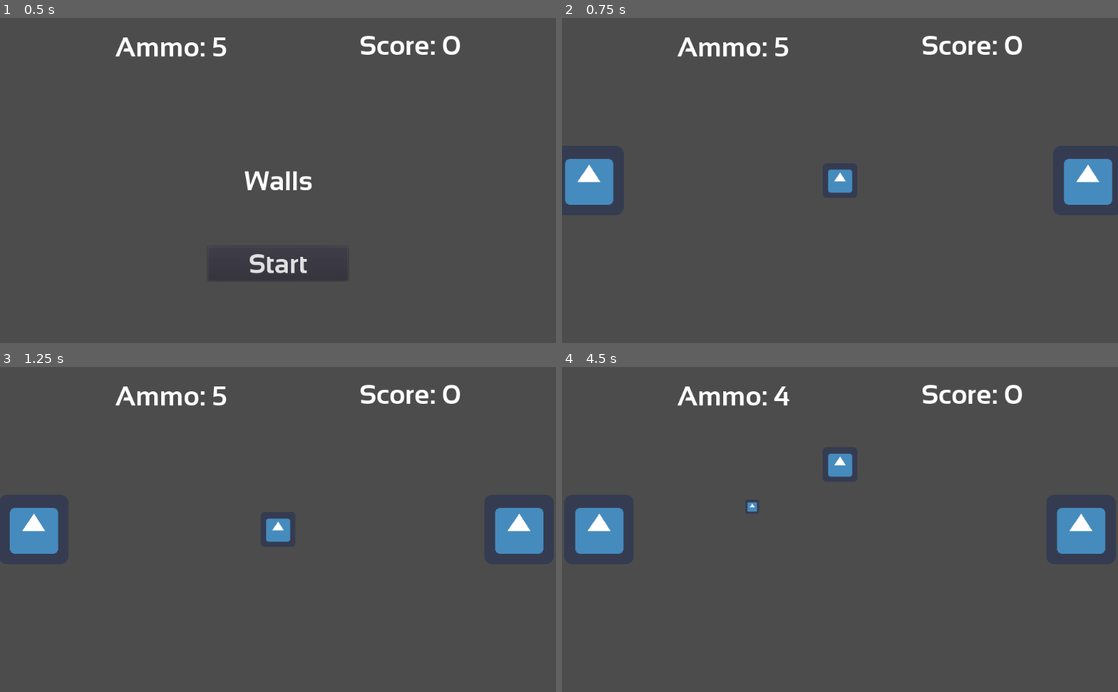
Above: before the commit, frames 1-4 (two rows, left to right).
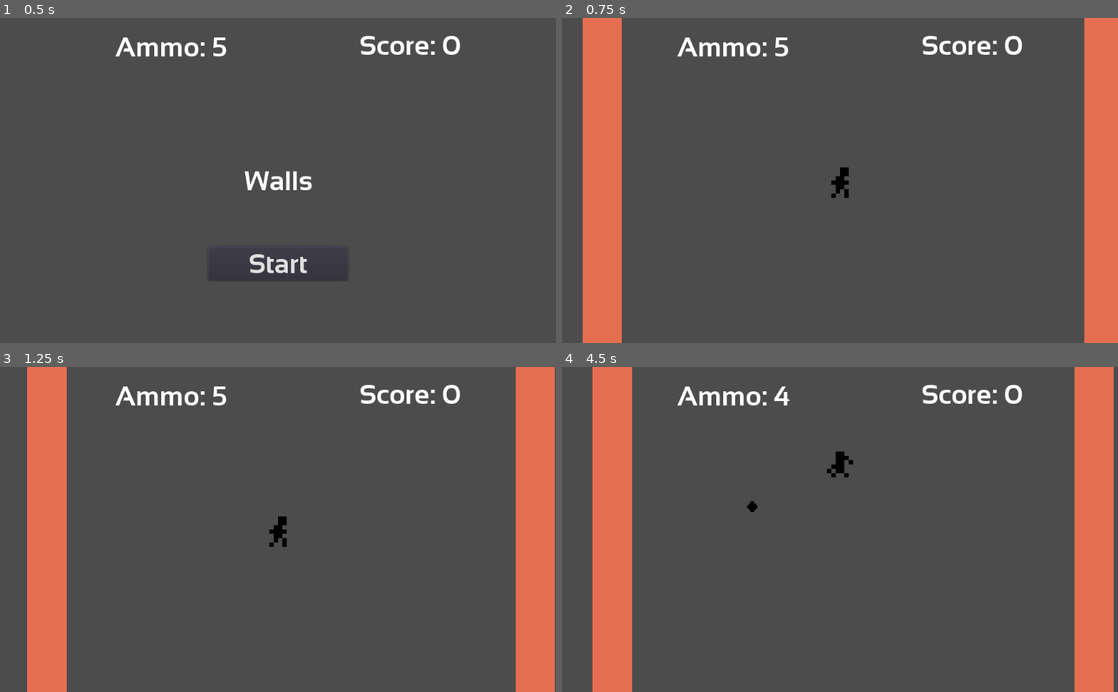
Above: after the commit, the same moments.

Repository: PerHenrikS/LudumDare42
Game: Godot game, scene res://Main.tscn
The game is run twice, just before and just after one commit, with the same random seed, the same clock (stepped at 60 frames per second) and the same inputs. The engine's default icon, where the game draws it, is replaced by a stand-in: a white triangle on a blue panel in a dark square.
Inputs (mouse positions are in pixels of both pictures, inside the frame that each line leads up to):
- Up to frame 1 (0.5 s): no input
- Up to frame 2 (0.75 s): click "Start" at 0.5 s
- Up to frame 3 (1.25 s): no input
- Up to frame 4 (4.5 s): move the mouse to (962, 513) at 1.27 s; hold Right (ui_right) 1.28-2.03 s; tap Space (ui_select) at 1.35, 1.52, 1.82, 2.1, 2.27, 2.57, 2.85, 4.35 s; move the mouse to (728, 545) at 2.02 s; hold Down (ui_down) 2.03-2.78 s; move the mouse to (895, 458) at 2.77 s; hold Right (ui_right) 2.78-3.5 s; click "Start" at 3.5 s; move the mouse to (812, 594) at 4.27 s; hold Up (ui_up) from 4.28 s (still down)

Frame 1 is identical in both runs. In frame 2, 15% of the frame differs, in the area x 0-100%, y 0-100%; in frame 3, 16%; in frame 4, 16%, in the area x 2-100%, y 0-100%.

Commit message:
First art

Diff:
--- a/Main.gd
+++ b/Main.gd
@@ -38,8 +38,7 @@
 
 func _on_ScoreTimer_timeout():
 	var i = randi()%2
-	print(i)
-	walls[i].velocity = walls[i].velocity*1.01
+	walls[i].velocity = walls[i].velocity*1.02
 	score += 1
 	$HUD.update_score(score)
 
--- a/Main.tscn
+++ b/Main.tscn
@@ -31,13 +31,13 @@
 
 [node name="LeftWall" parent="." index="4" instance=ExtResource( 4 )]
 
-position = Vector2( 1100.9, 291.603 )
+position = Vector2( 1434.11, 328.019 )
 pushback = 15
 movement_speed = 25
 
 [node name="RightWall" parent="." index="5" instance=ExtResource( 4 )]
 
-position = Vector2( -115.019, 282.709 )
+position = Vector2( -468.259, 328.229 )
 pushback = 15
 movement_speed = 25
 
--- a/Player.tscn
+++ b/Player.tscn
@@ -1,7 +1,8 @@
-[gd_scene load_steps=5 format=2]
+[gd_scene load_steps=6 format=2]
 
 [ext_resource path="res://Player.gd" type="Script" id=1]
-[ext_resource path="res://assets/icon.png" type="Texture" id=2]
+[ext_resource path="res://assets/StickRunRight129.png" type="Texture" id=2]
+[ext_resource path="res://assets/StickRunRight130.png" type="Texture" id=3]
 
 [sub_resource type="SpriteFrames" id=1]
 
@@ -11,23 +12,19 @@
 "name": "Idle",
 "speed": 5.0
 }, {
-"frames": [ ExtResource( 2 ) ],
+"frames": [ ExtResource( 2 ), ExtResource( 3 ) ],
 "loop": true,
 "name": "Right",
-"speed": 5.0
-}, {
-"frames": [ ExtResource( 2 ) ],
-"loop": true,
-"name": "Left",
-"speed": 5.0
+"speed": 10.0
 } ]
+_sections_unfolded = [ "Resource" ]
 
 [sub_resource type="RectangleShape2D" id=2]
 
 custom_solver_bias = 0.0
-extents = Vector2( 32.0456, 32.1692 )
+extents = Vector2( 19.8033, 27.2908 )
 
-[node name="Player" type="Area2D" index="0"]
+[node name="Player" type="Area2D"]
 
 position = Vector2( 1.10213, 11.9604 )
 input_pickable = true
@@ -50,6 +47,7 @@
 
 [node name="CollisionShape2D" type="CollisionShape2D" parent="." index="1"]
 
+position = Vector2( 0.772781, 4.37911 )
 shape = SubResource( 2 )
 
 [node name="Position2D" type="Position2D" parent="." index="2"]
--- a/Projectile.tscn
+++ b/Projectile.tscn
@@ -1,12 +1,12 @@
 [gd_scene load_steps=4 format=2]
 
 [ext_resource path="res://Projectile.gd" type="Script" id=1]
-[ext_resource path="res://assets/icon.png" type="Texture" id=2]
+[ext_resource path="res://assets/Throwable128.png" type="Texture" id=2]
 
-[sub_resource type="CircleShape2D" id=1]
+[sub_resource type="RectangleShape2D" id=1]
 
 custom_solver_bias = 0.0
-radius = 14.9877
+extents = Vector2( 9.64879, 9.68112 )
 
 [node name="Projectile" type="KinematicBody2D"]
 
--- a/Wall.gd
+++ b/Wall.gd
@@ -11,13 +11,13 @@
 
 func end():
 	hide()
-	position = Vector2(200, 200)
 	$CollisionShape2D.disabled = true
+	position = Vector2(2000, 2000)
 
 func start(start_position, direction):
 	dir = direction
+	$CollisionShape2D.disabled = false
 	position = start_position
-	$CollisionShape2D.disabled = false
 	velocity = Vector2(dir * movement_speed, 0)
 	show()
 
--- a/Wall.tscn
+++ b/Wall.tscn
@@ -1,16 +1,16 @@
 [gd_scene load_steps=4 format=2]
 
 [ext_resource path="res://Wall.gd" type="Script" id=1]
-[ext_resource path="res://assets/icon.png" type="Texture" id=2]
+[ext_resource path="res://assets/WallOrange.png" type="Texture" id=2]
 
 [sub_resource type="RectangleShape2D" id=1]
 
 custom_solver_bias = 0.0
-extents = Vector2( 64.1989, 351.676 )
+extents = Vector2( 36.0585, 396.058 )
 
-[node name="KinematicBody2D" type="KinematicBody2D"]
+[node name="KinematicBody2D" type="KinematicBody2D" index="0"]
 
-position = Vector2( 530.419, 285.25 )
+position = Vector2( 521.081, 338.703 )
 input_pickable = false
 collision_layer = 3
 collision_mask = 1
@@ -22,8 +22,12 @@
 
 [node name="Sprite" type="Sprite" parent="." index="0"]
 
+position = Vector2( 24.2685, 3.39258 )
+scale = Vector2( 0.0708761, 1.5 )
 texture = ExtResource( 2 )
+_sections_unfolded = [ "Transform" ]
 
 [node name="CollisionShape2D" type="CollisionShape2D" parent="." index="1"]
 
+position = Vector2( 24.4987, 16.6033 )
 shape = SubResource( 1 )
Binary file added: assets/StickIdle.png
Not shown, added: assets/StickIdle.png.import
Binary file added: assets/StickIdle128.png
Not shown, added: assets/StickIdle128.png.import
Binary file added: assets/StickRunRight129.png
Not shown, added: assets/StickRunRight129.png.import
Binary file added: assets/StickRunRight130.png
Not shown, added: assets/StickRunRight130.png.import
Binary file added: assets/Throwable128.png
Not shown, added: assets/Throwable128.png.import
Binary file added: assets/Wall.png
Not shown, added: assets/Wall.png.import
(and 4 more such lines)
